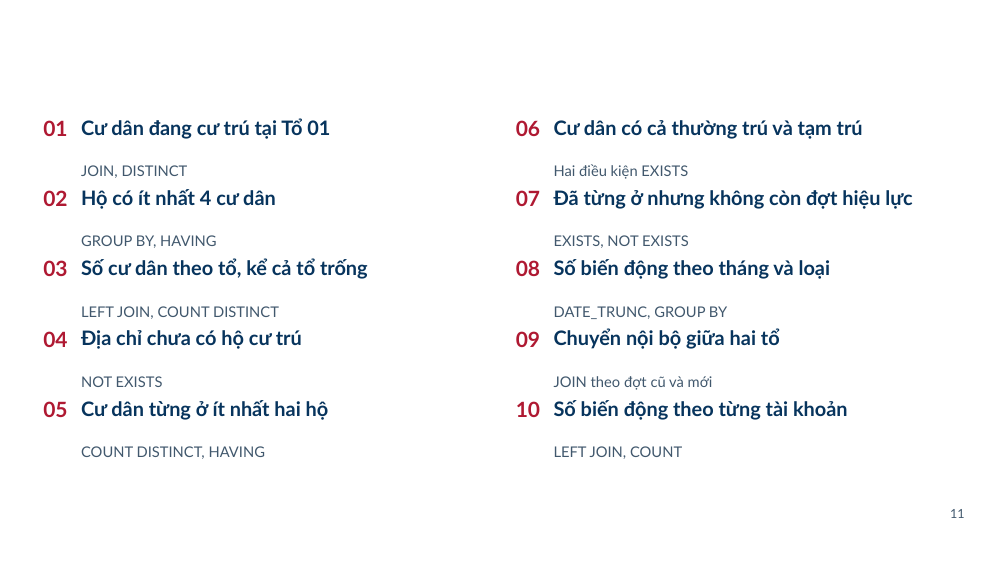
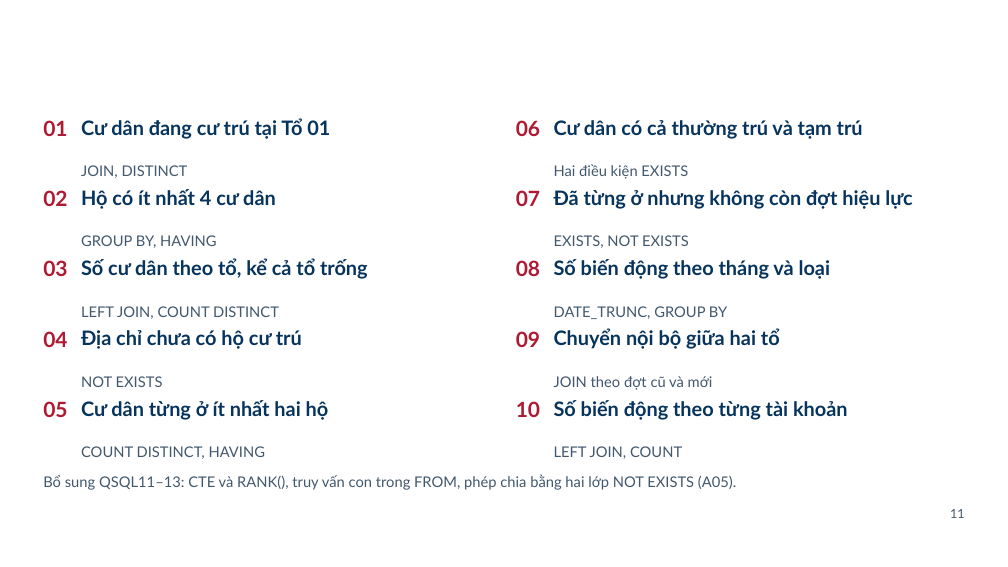
Before and after one commit to Linhlss/CSDL-Nh-m-38, a slide deck: slide 15 of presentation/CSDL_Nhom38_HUST_ThuyetTrinh.pptx. Drawn at 1008x567 pixels with LibreOffice and Linux fonts; fonts in the diff are those of the drawing; background and template pictures are left out. Boxes give left, top, right and bottom in pixels: in the first picture for what was removed or moved away, otherwise in the second. Text is boxed around its words. In the diff, an @@ line names an element or a change of style, - is before the commit and + after.

```diff
--- a/presentation/CSDL_Nhom38_HUST_ThuyetTrinh.pptx
+++ b/presentation/CSDL_Nhom38_HUST_ThuyetTrinh.pptx
@@ text added at <box>43,474,736,490</box>, 14 pt, text #41586D @@
+Bổ sung QSQL11–13: CTE và RANK(), truy vấn con trong FROM, phép chia bằng hai lớp NOT EXISTS (A05).
```
Also in this commit, not shown: 6 other slides changed, 15 other files.
